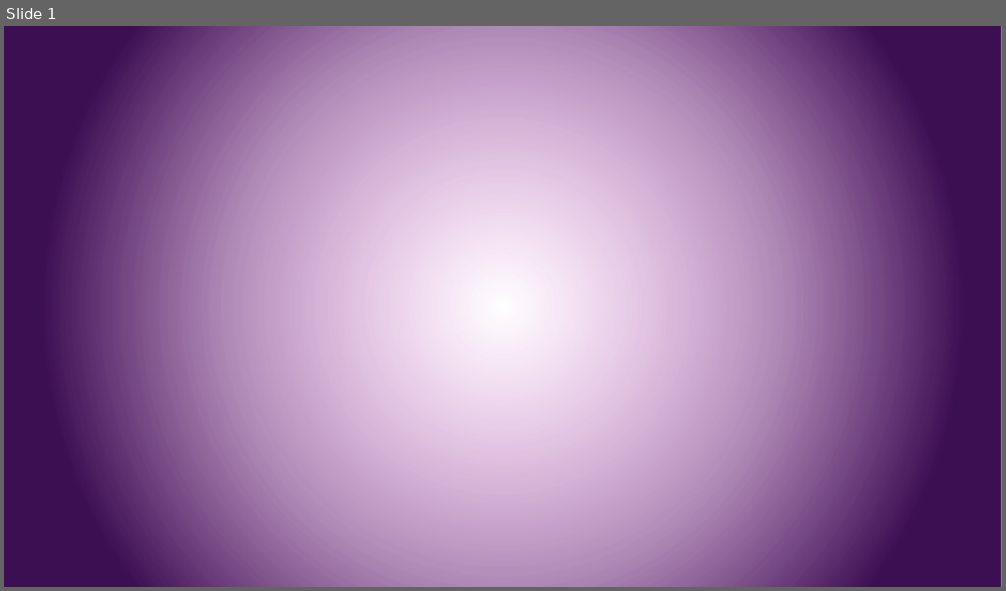
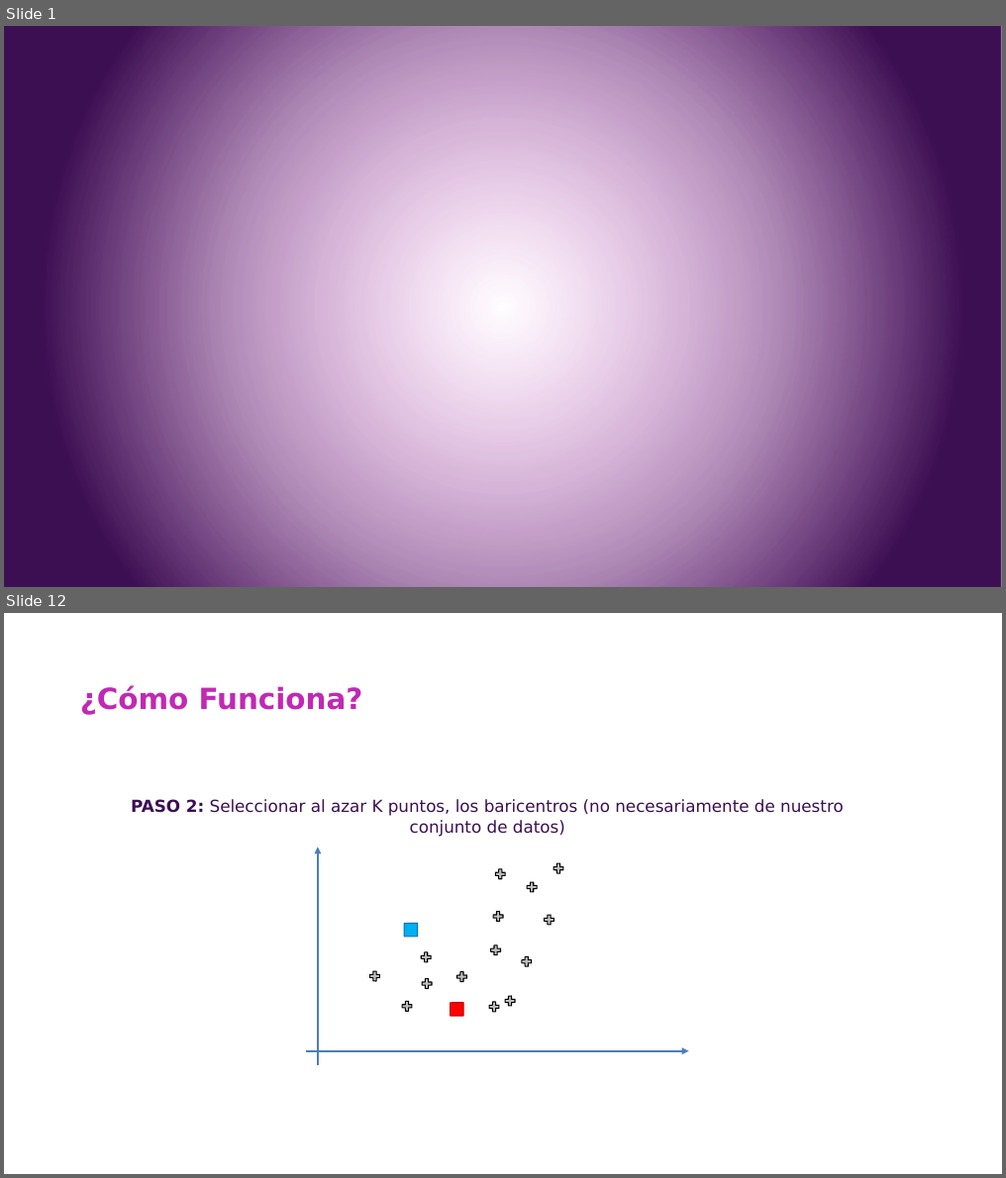
Before and after one commit to csameshiman/Axity_Curso_ML_2023, a slide deck: Diapositivas/Parte 04.Clustering/Sección 04.1.K-Means Clustering/K-Means_Clustering.pptx. Shown one above the other, each under a label of ours: slide 1 before the commit, slides 1 and 12 after it; the slides between them are not shown. The pictures are 1006x591 and 1006x1178 pixels, drawn with LibreOffice and Linux fonts; fonts in the diff are those of the drawing; background and template pictures are left out. Boxes give left, top, right and bottom in pixels: in the first picture for what was removed or moved away, otherwise in the second. Text is boxed around its words. In the diff, an @@ line names an element or a change of style, - is before the commit and + after.

```diff
--- a/Diapositivas/Parte 04.Clustering/Sección 04.1.K-Means Clustering/K-Means_Clustering.pptx
+++ b/Diapositivas/Parte 04.Clustering/Sección 04.1.K-Means Clustering/K-Means_Clustering.pptx
@@ slide 12 added at [4, 613, 1002, 1174], background picture (left out) @@
@@ title added at [80, 685, 363, 715], 28 pt, text #C228B4, bold @@
+¿Cómo Funciona?
@@ text added at [131, 799, 844, 837], 16 pt, text #3C0F53 @@
+PASO 2: Seleccionar al azar K puntos, los baricentros (no necesariamente de nuestro conjunto de datos)
@@ arrow added from (318, 1065) to (318, 848), #4A7EBB 2.25 pt @@
@@ freeform shape added at [494, 867, 507, 880], fill #BFBFBF, outline #000000 1 pt @@
@@ freeform shape added at [552, 861, 565, 874], fill #BFBFBF, outline #000000 1 pt @@
@@ freeform shape added at [526, 880, 539, 893], fill #BFBFBF, outline #000000 1 pt @@
@@ diamond added at [398, 917, 424, 944], fill #00B0F0, outline #0070C0 1 pt @@
@@ freeform shape added at [492, 910, 505, 923], fill #BFBFBF, outline #000000 1 pt @@
@@ freeform shape added at [543, 914, 555, 926], fill #BFBFBF, outline #000000 1 pt @@
@@ freeform shape added at [420, 951, 433, 963], fill #BFBFBF, outline #000000 1 pt @@
@@ freeform shape added at [489, 945, 502, 957], fill #BFBFBF, outline #000000 1 pt @@
@@ freeform shape added at [520, 956, 533, 968], fill #BFBFBF, outline #000000 1 pt @@
@@ freeform shape added at [368, 969, 381, 982], fill #BFBFBF, outline #000000 1 pt @@
@@ freeform shape added at [421, 977, 434, 990], fill #BFBFBF, outline #000000 1 pt @@
@@ diamond added at [444, 996, 469, 1023], fill #FF0000, outline #C00000 1 pt @@
@@ freeform shape added at [455, 970, 468, 983], fill #BFBFBF, outline #000000 1 pt @@
@@ freeform shape added at [504, 994, 517, 1007], fill #BFBFBF, outline #000000 1 pt @@
@@ freeform shape added at [400, 1000, 413, 1012], fill #BFBFBF, outline #000000 1 pt @@
@@ freeform shape added at [488, 1000, 501, 1013], fill #BFBFBF, outline #000000 1 pt @@
@@ arrow added from (306, 1052) to (689, 1052), #4A7EBB 2.25 pt @@
```
Also in this commit, not shown: 2 slides changed, 44 other slides added, 14 slides removed.
